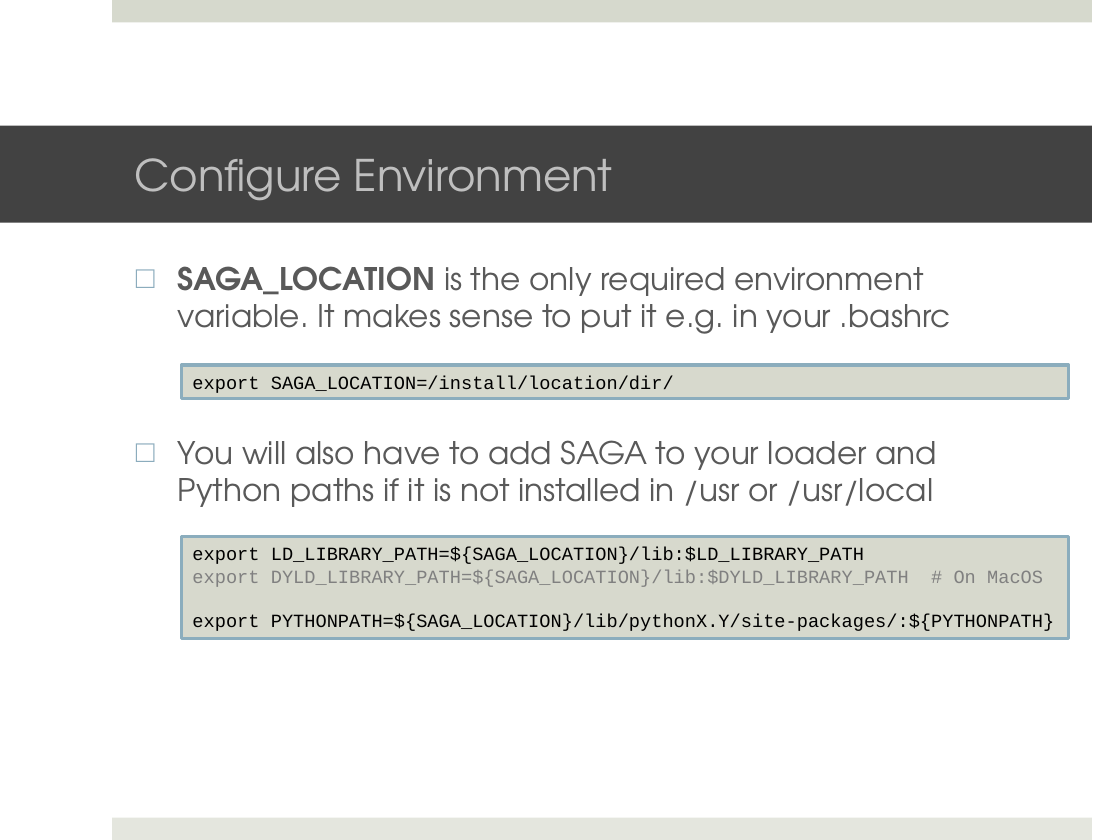
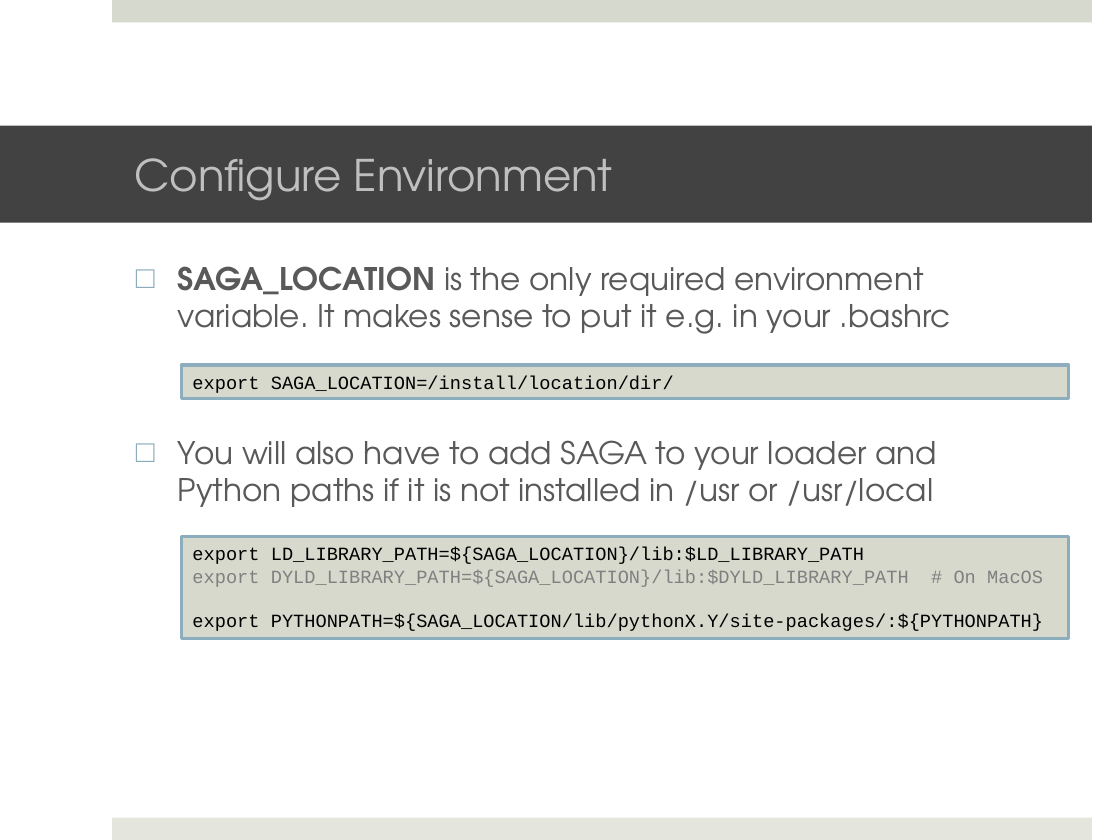
Before and after one commit to saga-project/saga-cpp-legacy-projects, a slide deck: slide 10 of tutorial/general_tutorial/Installation.pptx. Drawn at 1120x840 pixels with LibreOffice and Linux fonts; fonts in the diff are those of the drawing; background and template pictures are left out. Boxes give left, top, right and bottom in pixels: in the first picture for what was removed or moved away, otherwise in the second. Text is boxed around its words. In the diff, an @@ line names an element or a change of style, - is before the commit and + after.

```diff
--- a/tutorial/general_tutorial/Installation.pptx
+++ b/tutorial/general_tutorial/Installation.pptx
@@ text in rectangle at [192, 614, 1043, 631]: text changed @@
-export PYTHONPATH=${SAGA_LOCATION}/lib/pythonX.Y/site-packages/:${PYTHONPATH}
+export PYTHONPATH=${SAGA_LOCATION/lib/pythonX.Y/site-packages/:${PYTHONPATH}
```
Also in this commit, not shown: 1 other slide changed, 1 slide removed.
